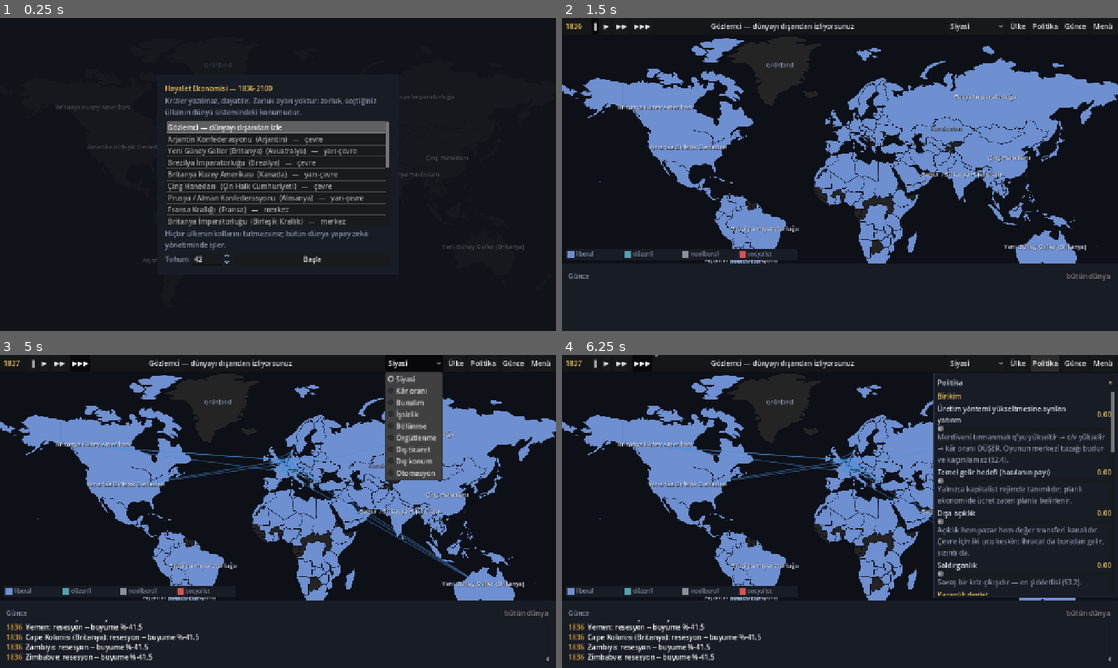
Above: before the commit, frames 1-4 (two rows, left to right).
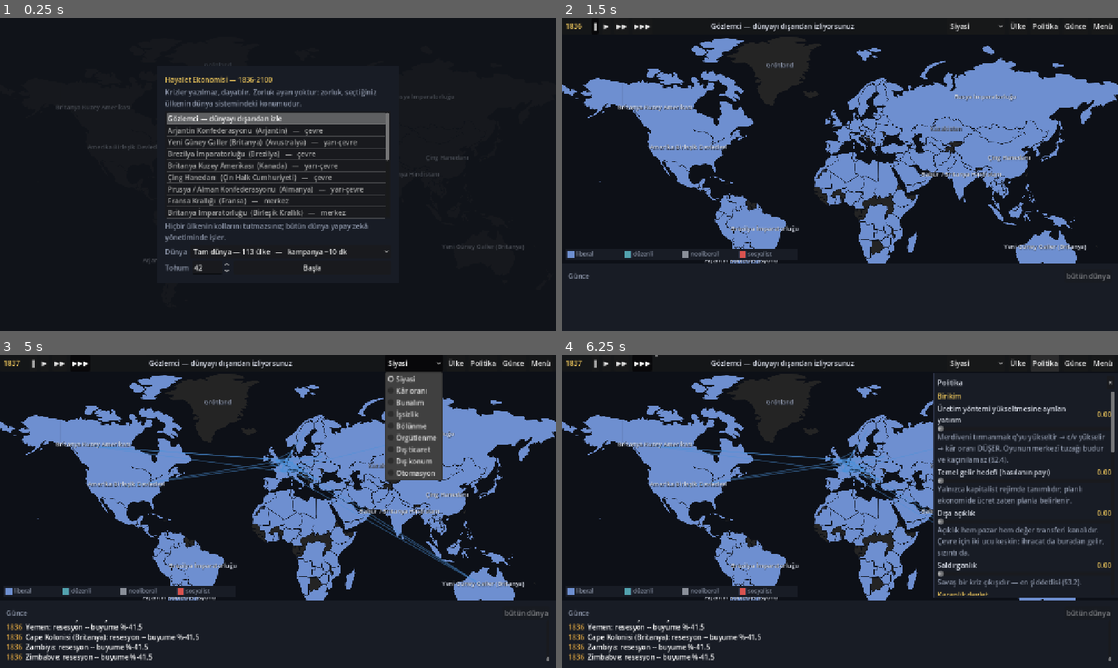
Above: after the commit, the same moments.

Repository: armand8607/hayalet-ekonomisi
Game: Godot game, scene res://scenes/Main.tscn
The game is run twice, just before and just after one commit, with the same random seed, the same clock (stepped at 60 frames per second) and the same inputs.
Inputs:
- Up to frame 1 (0.25 s): no input
- Up to frame 2 (1.5 s): click "Başla" at 0.5 s; click "‖" at 1.25 s
- Up to frame 3 (5 s): click "▶" at 2 s; click "▶▶" at 2.75 s; click "▶▶▶" at 3.5 s; click "Siyasi" at 4.25 s
- Up to frame 4 (6.25 s): click "Ülke" at 5 s; click "Politika" at 5.75 s

The runs differ from the first frame. In frame 1, 10% of the frame differs, in the area x 29-70%, y 15-82%; in frame 2, nothing differs; in frame 3, less than 0.1%; in frame 4, less than 0.1%.

Commit message:
Let the player choose how much world to simulate
The browser build is single-threaded wasm and the full roster is heavy: B6's
own cost model, ms/tick = 0.208n + 0.00163n^2, puts 113 countries at 44.3
ms/tick and a full campaign at 608 seconds natively, several times that in a
browser. A world nobody can finish is not really "the full world" either.

So the roster becomes a choice rather than a constant -- full 113, medium 54,
small 24 -- with the campaign times on the labels taken from that measurement
rather than guessed. The default is medium on web and full on desktop.

Which countries get dropped is the part that matters. `kapi_kodlar` returns
the alphabetically first n, which is right for gates because it is fixed and
reproducible, and wrong for the game: 24 countries chosen alphabetically is a
world system with no United States and no Britain, and section 0's "your
position in the world system" stops meaning anything. `oyun_kodlar` takes the
playable set first and fills from there, and returns them in the full roster's
own order so a small world is a genuine ordered subset of the large one.

The gate counts both halves: every playable country present at n=24 and n=54,
and the small roster an ordered subset of the full one.

Co-Authored-By: Claude Opus 5 <noreply@anthropic.com>
Claude-Session: https://claude.ai/code/session_01W8r2ZMbQoFcwcBWhy6ZgjA

Diff:
--- a/godot/scripts/main.gd
+++ b/godot/scripts/main.gd
@@ -284,8 +284,8 @@
 func _v2_menuyu_ac() -> void:
 	_ekrani_temizle()
 	var m := OyunMenusu.new()
-	m.kosu_istendi.connect(func(kod: String, tohum: int) -> void:
-		_v2_oyna(kod, tohum, 0, 0))
+	m.kosu_istendi.connect(func(kod: String, tohum: int, kadro: int) -> void:
+		_v2_oyna(kod, tohum, 0, kadro))
 	add_child(m)
 
 
@@ -303,9 +303,10 @@
 		# kumedir ve TUR'u icermiyordu; gorsel kapi sessizce GOZLEMCI kipine
 		# dusuyor, butun kollar kapali cikiyordu -- yani panelin asil sinanmak
 		# istenen hali hic cizilmiyordu.
-		kodlar = Harita.kapi_kodlar(kadro)
-		if kod != "" and not kodlar.has(kod):
-			kodlar.append(kod)
+		# `oyun_kodlar` OYNANABILIR KUMEYI HER ZAMAN ICERIR, dolayisiyla
+		# oyuncunun ulkesi kadro disinda kalamaz. `kapi_kodlar` kullanilirken
+		# tam bu yuzden elle eklemek gerekiyordu.
+		kodlar = Harita.oyun_kodlar(kadro)
 	o.kur(kod, tohum, kodlar)
 	if yil > 0:
 		o.ilerle(yil * Oyun.YILDA_TIK)
--- a/godot/scripts/v2/core/harita.gd
+++ b/godot/scripts/v2/core/harita.gd
@@ -254,6 +254,45 @@
 	var c := PackedStringArray()
 	for i in range(mini(n, hepsi.size())):
 		c.append(hepsi[i])
+	return c
+
+
+## OYUN DUNYASI -- `n` ulkeyle sinirli kadro. `n <= 0` ya da tam kadrodan
+## buyukse tam kadro doner.
+##
+## `kapi_kodlar`DAN AYRI, ve ayri olmasi ZORUNLU. O alfabetik ilk `n` kodu
+## verir; kapi icin dogrudur (sabit ve tekrarlanabilir), oyun icin FELAKETTIR
+## -- 24 ulkelik alfabetik bir kume ABD'siz, Britanya'siz bir dunya sistemi
+## demektir ve §0'in "dunya sistemindeki konum" cumlesi anlamsizlasir.
+##
+## Kural: ONCE OYNANABILIR KUME (19 ulke, §5.8b'nin merkez-yari-cevre
+## yelpazesi), sonra kalanlar. Sira tam kadronun sirasini korur, yani kucuk
+## dunya buyugunun gercek bir ALT KUMESIDIR ve indeks sirasi kaymaz.
+##
+## MALIYET (B6'nin olctugu model, `ms/tik = 0.208*n + 0.00163*n^2`):
+##   113 ulke -> 44.3 ms/tik, tam kampanya 608 sn
+##    54 ulke -> 16.0 ms/tik, tam kampanya 219 sn
+##    24 ulke ->  5.9 ms/tik, tam kampanya  81 sn
+## Tarayicida (tek is parcacikli wasm) bunlarin birkac kati.
+static func oyun_kodlar(n: int = 0) -> PackedStringArray:
+	var hepsi := simule_kodlar()
+	if n <= 0 or n >= hepsi.size():
+		return hepsi
+	var secili := {}
+	for kod in oynanabilir_kodlar():
+		if secili.size() >= n:
+			break
+		secili[kod] = true
+	for kod in hepsi:
+		if secili.size() >= n:
+			break
+		secili[kod] = true
+	# TAM KADRONUN SIRASINDA doner: alt kume, ust kumenin indeks sirasini
+	# korur ve iki dunya yan yana okunabilir kalir.
+	var c := PackedStringArray()
+	for kod in hepsi:
+		if secili.has(kod):
+			c.append(kod)
 	return c
 
 
--- a/godot/scripts/v2/harness/oyun_testi.gd
+++ b/godot/scripts/v2/harness/oyun_testi.gd
@@ -1003,6 +1003,36 @@
 
 	print("  KAYIT: %d blok, en buyugu %d ulke" % [uye.size(), _en_buyuk(uye)])
 
+	# --- KADRO ---
+	# Kucuk dunya OYNANABILIR KUMEYI kaybetmemeli. `kapi_kodlar` alfabetik
+	# ilk `n`i verir ve 24 ulkelik bir kume ABD'siz, Britanya'siz cikar --
+	# oyun icin dogru kume `oyun_kodlar`dir ve farki burada sayilir.
+	var oynanabilir := Harita.oynanabilir_kodlar()
+	for n in [24, 54]:
+		var kadro := Harita.oyun_kodlar(n)
+		var eksik: Array[String] = []
+		for kod in oynanabilir:
+			if not kadro.has(kod):
+				eksik.append(kod)
+		_dogrula(kadro.size() == n and eksik.is_empty(),
+				"kadro %d: boy dogru ve oynanabilir kume tam" % n,
+				"boy %d, eksik: %s" % [kadro.size(), ", ".join(eksik)])
+
+	# TAM KADRONUN ALT KUMESI, ve SIRASI KORUNUR: kucuk dunya buyugunun
+	# gercek bir alt kumesi degilse iki kosu yan yana okunamaz.
+	var tam := Harita.oyun_kodlar(0)
+	var orta := Harita.oyun_kodlar(54)
+	var sira_hatasi := false
+	var k := 0
+	for kod in tam:
+		if k < orta.size() and orta[k] == kod:
+			k += 1
+	if k != orta.size():
+		sira_hatasi = true
+	_dogrula(tam.size() == Harita.simule_kodlar().size() and not sira_hatasi,
+			"kucuk kadro tam kadronun SIRALI alt kumesi",
+			"tam %d, orta %d" % [tam.size(), orta.size()])
+
 
 static func _sifir_say(b: PackedInt32Array) -> int:
 	var c := 0
--- a/godot/scripts/v2/ui/oyun_menusu.gd
+++ b/godot/scripts/v2/ui/oyun_menusu.gd
@@ -13,7 +13,20 @@
 ## bosaltir. Bu yuzden listede her ulkenin konumu yazar: secim ekraninin
 ## anlatmasi gereken sey budur, bir yildiz derecesi degil.
 
-signal kosu_istendi(kod: String, tohum: int)
+signal kosu_istendi(kod: String, tohum: int, kadro: int)
+
+## KADRO SECENEKLERI. Maliyet B6'nin olctugu modelden geliyor
+## (`ms/tik = 0.208*n + 0.00163*n^2`, `--v2-olcek-tarama`), yani etiketlerdeki
+## sureler tahmin degil OLCUM.
+##
+## §5.6 "tam dunya" diyor ve o secenek DURUYOR -- kucuk kadro onun yerine
+## gecmez, yanina gelir. Ama tarayicida tek is parcacikli wasm tam kadroyu
+## oynanmaz yapiyor, ve oynanmayan bir dunya "tam" olmaktan da cikiyor.
+const KADROLAR := [
+	{"n": 0, "ad": "Tam dünya — 113 ülke", "not": "kampanya ~10 dk"},
+	{"n": 54, "ad": "Orta — 54 ülke", "not": "kampanya ~3,5 dk"},
+	{"n": 24, "ad": "Küçük — 24 ülke", "not": "kampanya ~1,5 dk"},
+]
 
 const KONUM_ADI := {
 	"merkez": "merkez",
@@ -23,6 +36,7 @@
 
 var _liste: ItemList
 var _tohum: SpinBox
+var _kadro: OptionButton
 var _aciklama: Label
 var _kodlar: PackedStringArray = PackedStringArray()
 
@@ -55,11 +69,11 @@
 	# geciyordu. Ayni hata once politika panelinde yakalanmisti.
 	kutu.add_theme_stylebox_override("panel", Tema.panel_stili())
 	kutu.set_anchors_and_offsets_preset(Control.PRESET_CENTER)
-	kutu.custom_minimum_size = Vector2(560, 460)
+	kutu.custom_minimum_size = Vector2(560, 500)
 	kutu.offset_left = -280
 	kutu.offset_right = 280
-	kutu.offset_top = -230
-	kutu.offset_bottom = 230
+	kutu.offset_top = -250
+	kutu.offset_bottom = 250
 	add_child(kutu)
 
 	var kenar := MarginContainer.new()
@@ -93,6 +107,25 @@
 	_aciklama.autowrap_mode = TextServer.AUTOWRAP_WORD_SMART
 	_aciklama.add_theme_color_override("font_color", Tema.METIN_SOLUK)
 	kok.add_child(_aciklama)
+
+	var kadro_satir := HBoxContainer.new()
+	kadro_satir.add_theme_constant_override("separation", 8)
+	kok.add_child(kadro_satir)
+	var ke := Label.new()
+	ke.text = "Dünya"
+	ke.add_theme_color_override("font_color", Tema.METIN_SOLUK)
+	kadro_satir.add_child(ke)
+	_kadro = OptionButton.new()
+	_kadro.size_flags_horizontal = Control.SIZE_EXPAND_FILL
+	for k in range(KADROLAR.size()):
+		_kadro.add_item("%s   —   %s" % [KADROLAR[k]["ad"], KADROLAR[k]["not"]], k)
+	# TARAYICIDA VARSAYILAN KUCUK. Web export tek is parcacikli ve wasm
+	# yerel hizin birkac kati yavas; tam kadro orada takvimi surunerek
+	# ilerletir. Masaustunde varsayilan tam dunyadir.
+	_kadro.select(1 if OS.has_feature("web") else 0)
+	_kadro.tooltip_text = ("Simüle edilen ülke sayısı. Oynanabilir ülkeler "
+			+ "her kadroda bulunur; küçültülen, dünyanın geri kalanıdır.")
+	kadro_satir.add_child(_kadro)
 
 	var satir := HBoxContainer.new()
 	satir.add_theme_constant_override("separation", 8)
@@ -169,4 +202,5 @@
 func _basla() -> void:
 	var i := _liste.get_selected_items()
 	var k := i[0] if not i.is_empty() else 0
-	kosu_istendi.emit(_kodlar[k], int(_tohum.value))
+	kosu_istendi.emit(_kodlar[k], int(_tohum.value),
+			int(KADROLAR[_kadro.get_selected_id()]["n"]))
Not shown, changed: CLAUDE.md
